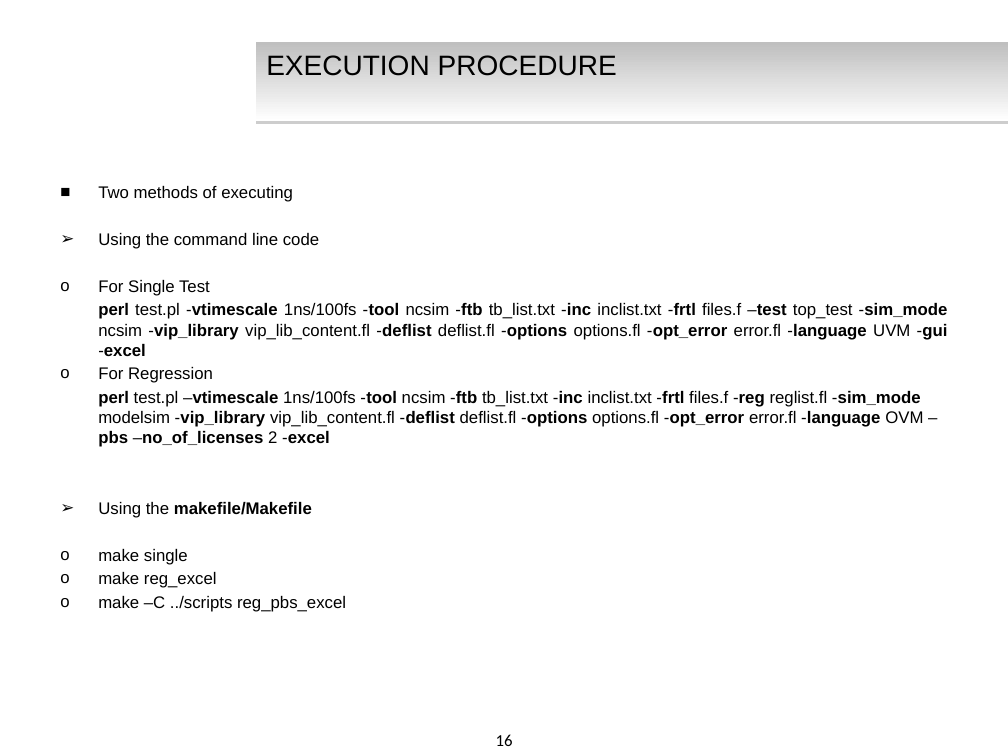
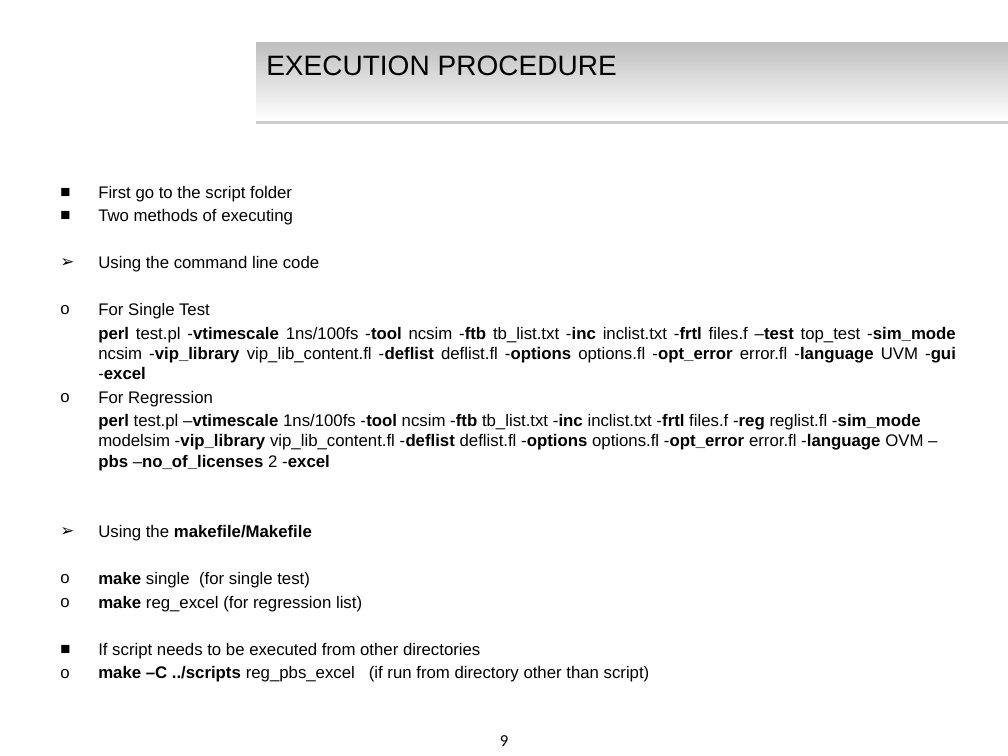
Before and after one commit to keshav009/test-repo, a slide deck: slide 9 of Presentation_final_2.pptx (slide 16 before the commit). Drawn at 1008x756 pixels with LibreOffice and Linux fonts; fonts in the diff are those of the drawing; background and template pictures are left out. Boxes give left, top, right and bottom in pixels: in the first picture for what was removed or moved away, otherwise in the second. Text is boxed around its words. In the diff, an @@ line names an element or a change of style, - is before the commit and + after.

```diff
--- a/Presentation_final_2.pptx
+++ b/Presentation_final_2.pptx
@@ text at box(98, 186, 292, 202): paragraph added @@
+■ First go to the script folder
@@ text at box(98, 572, 650, 682): text changed @@
-o make single
-o make reg_excel
-o make –C ../scripts reg_pbs_excel
+o make single (for single test)
+o make reg_excel (for regression list)
+■ If script needs to be executed from other directories
+o make –C ../scripts reg_pbs_excel (if run from directory other than script)
@@ page number at box(500, 735, 508, 746): text changed @@
-16
+9
```
Also in this commit, not shown: 10 other slides changed, 25 slides added, 13 slides removed.
